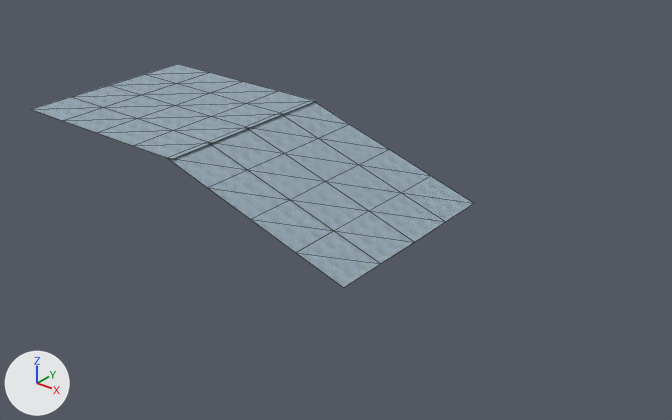
A saved change to the FBX model GameTemplate/Game/Assets/modelData/ground/ground.FBX.
Both versions are drawn from a camera (50 mm lens) standing at (434.0, -378.0, 200.0) and looking at (129.0, 3.0, -37.0). Lighting does not change. The marker at lower left points along +X, +Y and +Z. Mesh edges are drawn as thin lines. Where no turn or scale is listed for an object, it has been applied to the vertices.
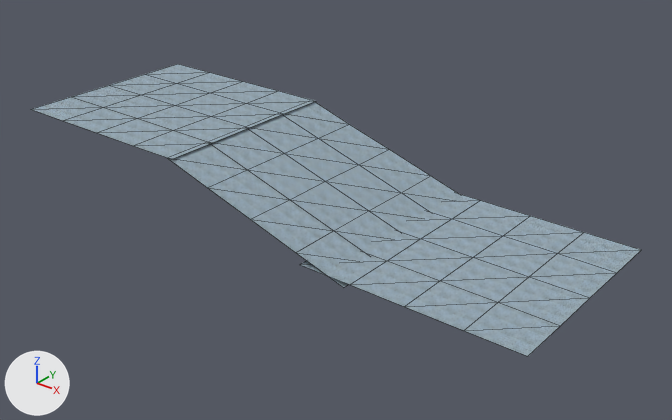
Edits to the bpy script that builds the scene:
```text
Add ob_plane003:
    ob_plane003 = bpy.data.objects.new('Plane003', me_mesh.copy())  # the mesh of ob_plane001
    ob_plane003.location = (223.3, 0.1, -34.2)
```

Where the change shows, as pixel boxes (x1, y1, x2, y2) in the pictures (672 x 420 px):
'Plane003', added
    after: (300, 194, 641, 356)
